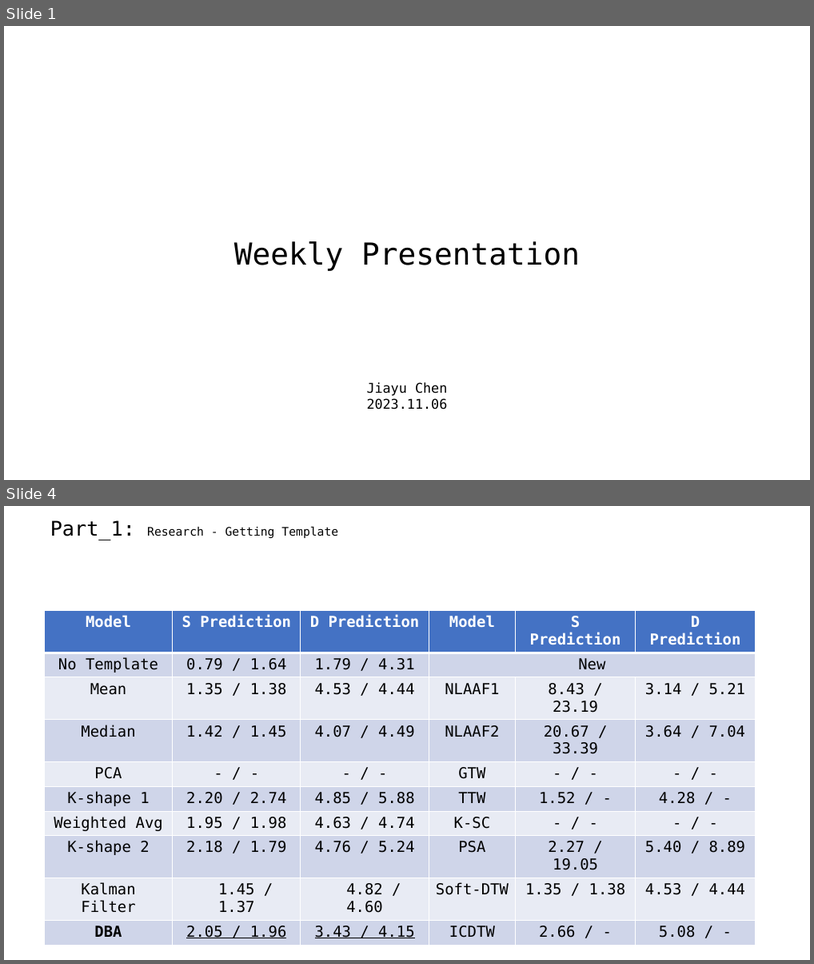
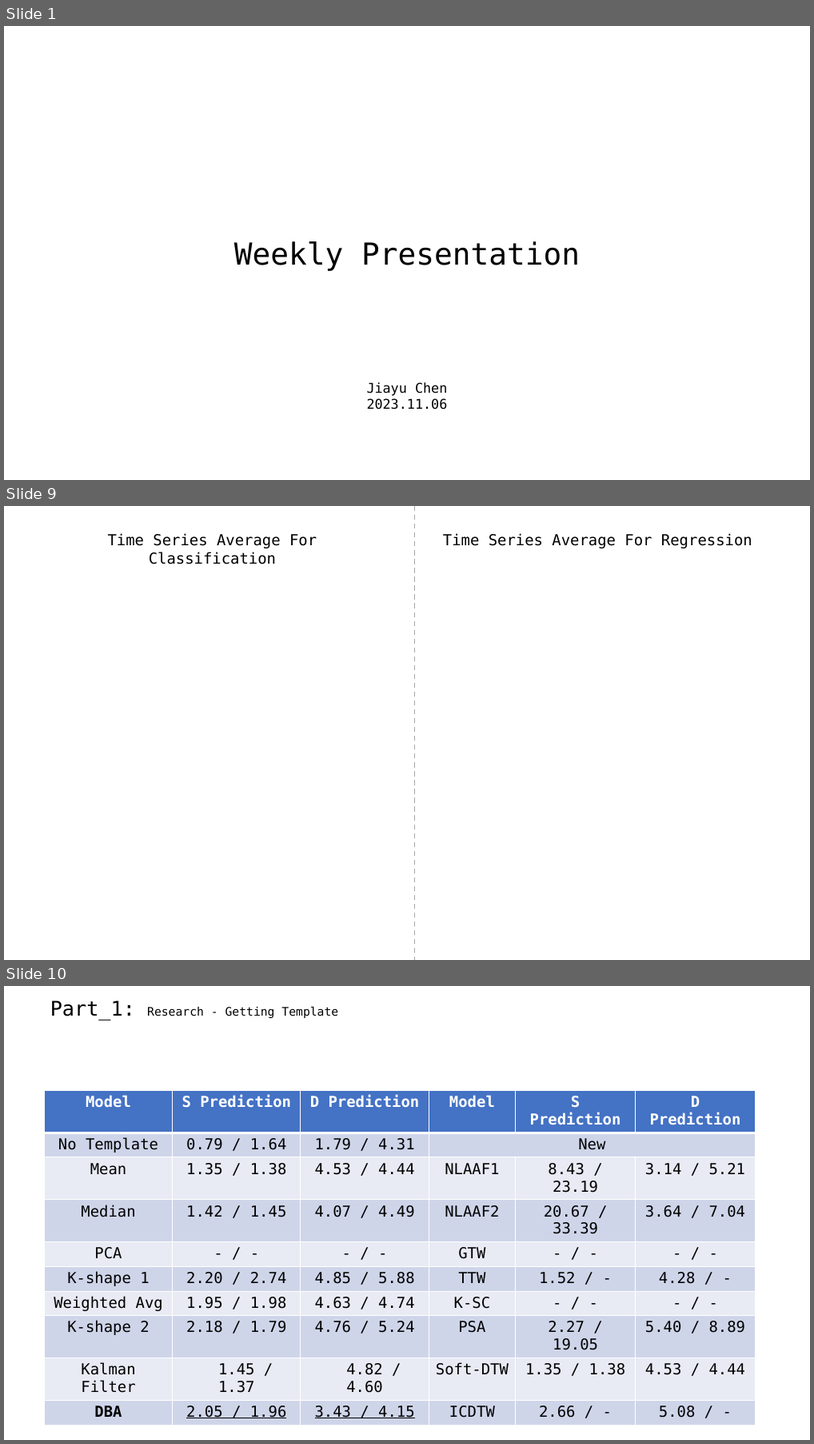
Before and after one commit to A-Big-Tortoise/Presentation, a slide deck: Presentation_1120_JiayuChen.pptx. Shown one above the other, each under a label of ours: slides 1 and 4 before the commit, slides 1, 9 and 10 after it; the slides between them are not shown. The pictures are 814x964 and 814x1444 pixels, drawn with LibreOffice and Linux fonts; fonts in the diff are those of the drawing. Boxes give left, top, right and bottom in pixels: in the first picture for what was removed or moved away, otherwise in the second. Text is boxed around its words. In the diff, an @@ line names an element or a change of style, - is before the commit and + after.

```diff
--- a/Presentation_1120_JiayuChen.pptx
+++ b/Presentation_1120_JiayuChen.pptx
@@ slide 9 added at (4,506,810,960), background #FFFFFF @@
@@ line added from (414, 506) to (414, 960), #A5A5A5 1.5 pt dashed @@
@@ text added at (108,533,317,564), 18 pt, text #000000 @@
+Time Series Average For Classification
@@ text added at (443,533,753,548), 18 pt, text #000000 @@
+Time Series Average For Regression
@@ what was slide 4 is now slide 10 @@
```
Also in this commit, not shown: 2 slides changed, 6 other slides added, 2 slides removed.
